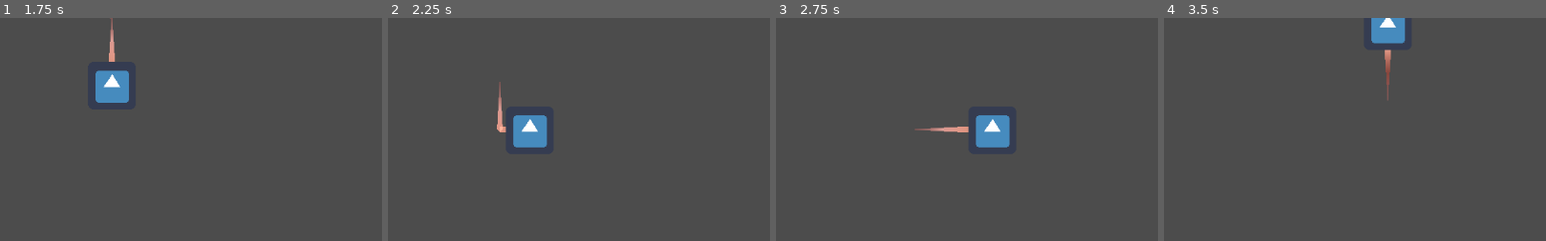
Above: before the commit, frames 1-4 (left to right).
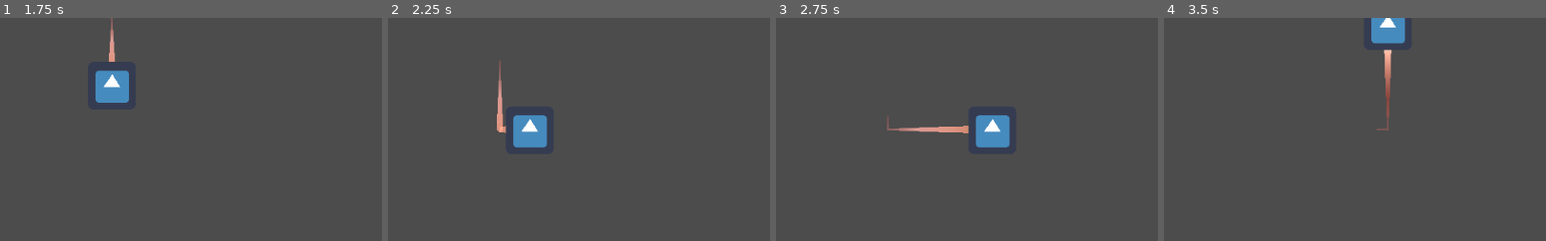
Above: after the commit, the same moments.

Repository: Hasenn/godot-trail
Game: Godot game, scene res://TestScene.tscn
Same seed, same stepped clock (60 frames per second), same inputs: the game is played once before the commit and once after it. The project has no main scene, so this scene is started directly. The engine's default icon, where the game draws it, is replaced by a stand-in: a white triangle on a blue panel in a dark square.
Inputs:
- Up to frame 1 (1.75 s): tap Enter at 0.5 s; hold D (right) 0.53-1.28 s; hold S (down) from 1.28 s (still down)
- Up to frame 2 (2.25 s): release S (down) at 2.03 s; hold D (right) from 2.03 s (still down)
- Up to frame 3 (2.75 s): keep holding D (right)
- Up to frame 4 (3.5 s): release D (right) at 2.78 s; hold Z (up) from 2.78 s (still down)
The pictures show only the part of the screen within x 0-50%, y 0-50%; the shares and areas given below are measured in that part.

Frame 1 is identical in both runs. In frame 2, 0.2% of the frame differs, in the area x 28-31%, y 19-52%; in frame 3, 0.3%; in frame 4, 0.4%, in the area x 55-60%, y 14-51%.

Commit message:
Add shader and material

Diff:
--- a/TestScene.tscn
+++ b/TestScene.tscn
@@ -27,4 +27,4 @@
 gradient = SubResource( 2 )
 script = ExtResource( 3 )
 step_size = 1
-max_points = 40
+max_points = 60
